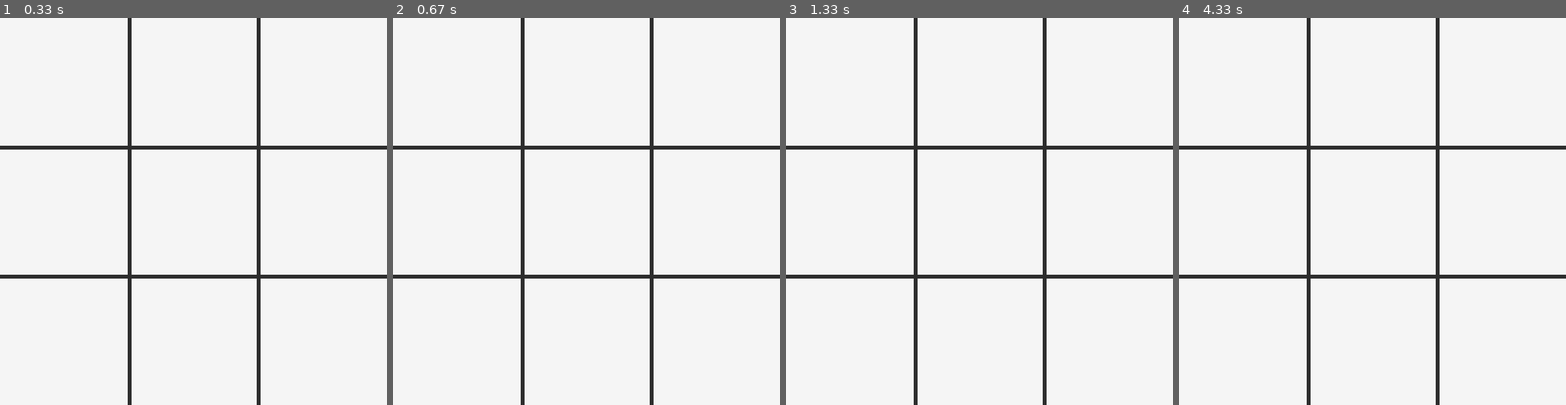
Above: before the commit, frames 1-4 (left to right).
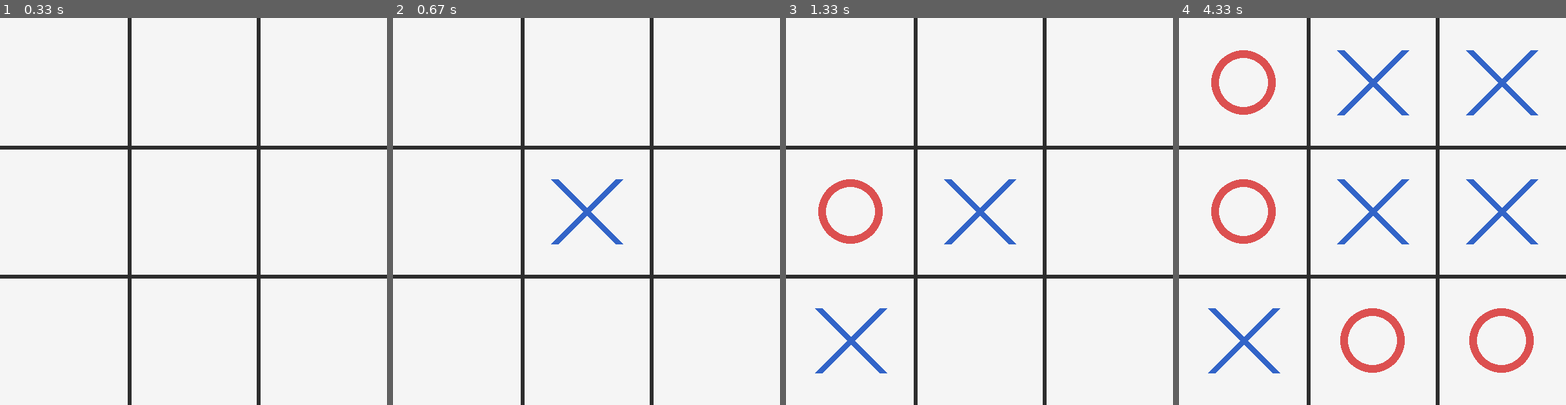
Above: after the commit, the same moments.

Repository: gustavomello-source/MinMax-Tic-Tac-Toe
Game: pygame game, started from src/tictactoe/__main__.py
Same seed, same stepped clock (60 frames per second), same inputs: the game is played once before the commit and once after it.
Inputs (mouse positions are in pixels of both pictures, inside the frame that each line leads up to):
- Up to frame 1 (0.33 s): no input
- Up to frame 2 (0.67 s): click (586, 211) at 0.38 s
- Up to frame 3 (1.33 s): click (886, 215) at 0.72 s; click (859, 304) at 1.05 s
- Up to frame 4 (4.33 s): click (1511, 346) at 1.38 s; click (1380, 79) at 1.72 s; click (1353, 312) at 2.05 s; click (1473, 273) at 2.38 s; click (1225, 126) at 3.22 s; click (1453, 141) at 4.05 s

Frame 1 is identical in both runs. In frame 2, 0.7% of the frame differs, in the area x 40-60%, y 41-59%; in frame 3, 2.2%; in frame 4, 6.9%, in the area x 7-93%, y 8-92%.

Commit message:
feat(ui): handle board mouse clicks

Diff:
--- a/src/tictactoe/ui/pygame.py
+++ b/src/tictactoe/ui/pygame.py
@@ -63,6 +63,16 @@
         for event in pygame.event.get():
             if event.type == pygame.QUIT:
                 self._running = False
+            elif event.type == pygame.MOUSEBUTTONDOWN and event.button == 1:
+                self._play_move_at(event.pos)
+
+    def _play_move_at(self, mouse_position: tuple[int, int]) -> None:
+        """Delegate the board position at a mouse click to the game."""
+        board_position = self.board_layout.get_board_position(*mouse_position)
+
+        if board_position is not None:
+            row, column = board_position
+            self.game.play_move(row, column)
 
     def _draw(self) -> None:
         """Draw the current application state."""
--- a/tests/test_pygame.py
+++ b/tests/test_pygame.py
@@ -19,3 +19,13 @@
     pygame_board = PyGameBoard(board_layout=board_layout)
 
     assert pygame_board.board_layout is board_layout
+
+
+def test_mouse_position_plays_move_in_mapped_cell() -> None:
+    """A mouse position should play a move in its mapped board cell."""
+    game = TicTacToeGame()
+    pygame_board = PyGameBoard(game=game)
+
+    pygame_board._play_move_at(mouse_position=(250, 450))
+
+    assert game.board.get_current_state()[2][1] is not None
